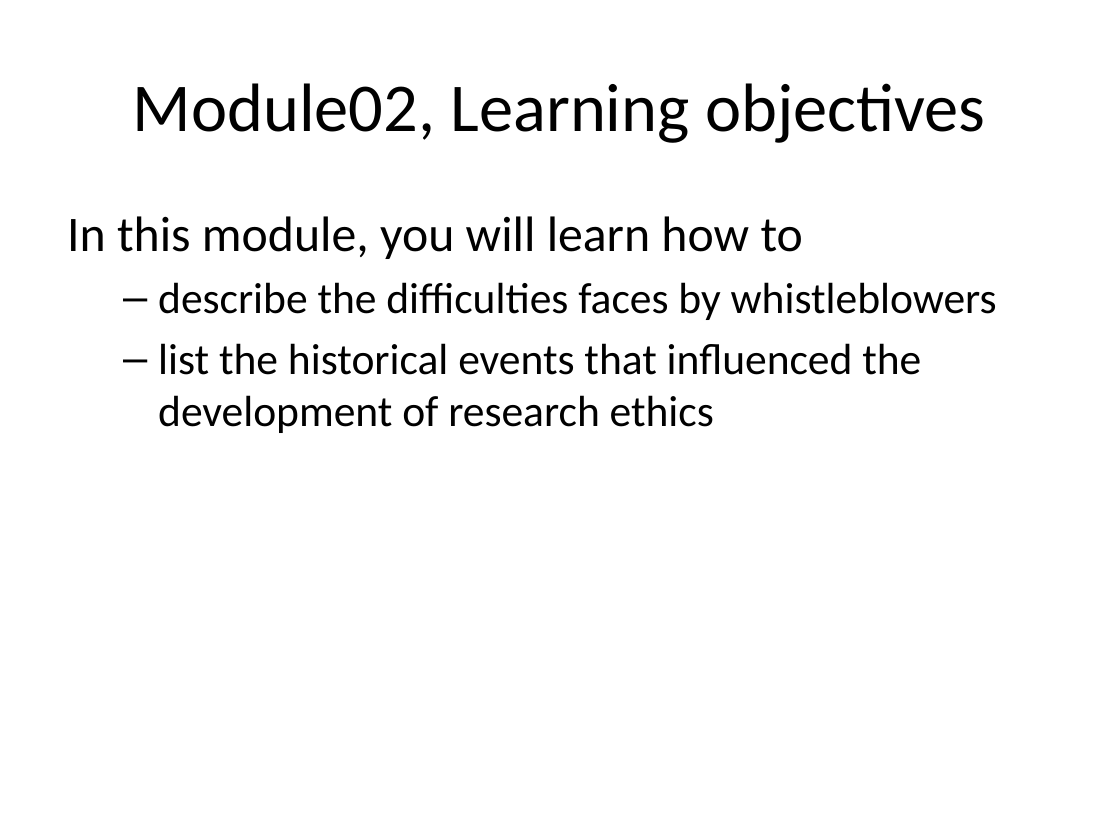
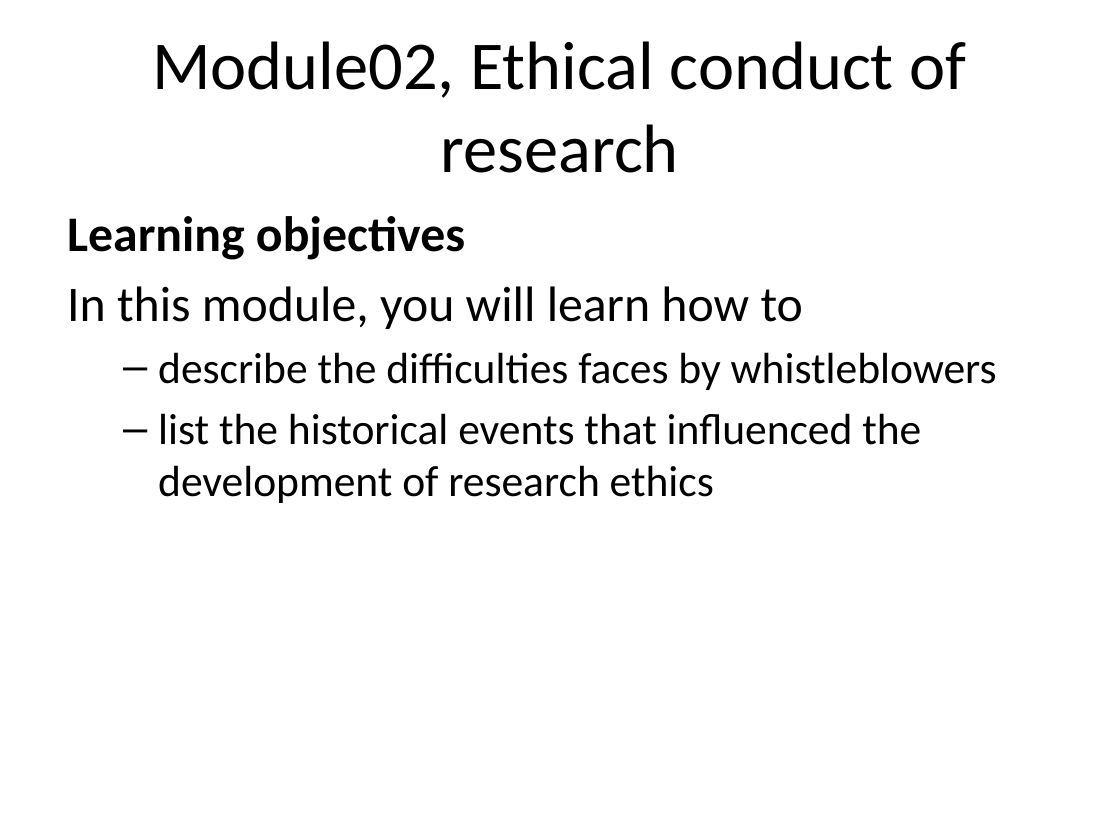
Before and after one commit to pmean/classes, a slide deck: slide 3 of clinical-research-methodology/modules/5510-99-objectives.pptx. Drawn at 1120x840 pixels with LibreOffice and Linux fonts; fonts in the diff are those of the drawing. Boxes give left, top, right and bottom in pixels: in the first picture for what was removed or moved away, otherwise in the second. Text is boxed around its words. In the diff, an @@ line names an element or a change of style, - is before the commit and + after.

```diff
--- a/clinical-research-methodology/modules/5510-99-objectives.pptx
+++ b/clinical-research-methodology/modules/5510-99-objectives.pptx
@@ title at <box>152,41,966,173</box>: text changed @@
-Module02, Learning objectives
+Module02, Ethical conduct of research
@@ text at <box>67,216,465,260</box>: paragraph added @@
+Learning objectives
```
Also in this commit, not shown: 3 other slides changed, 13 other files.
